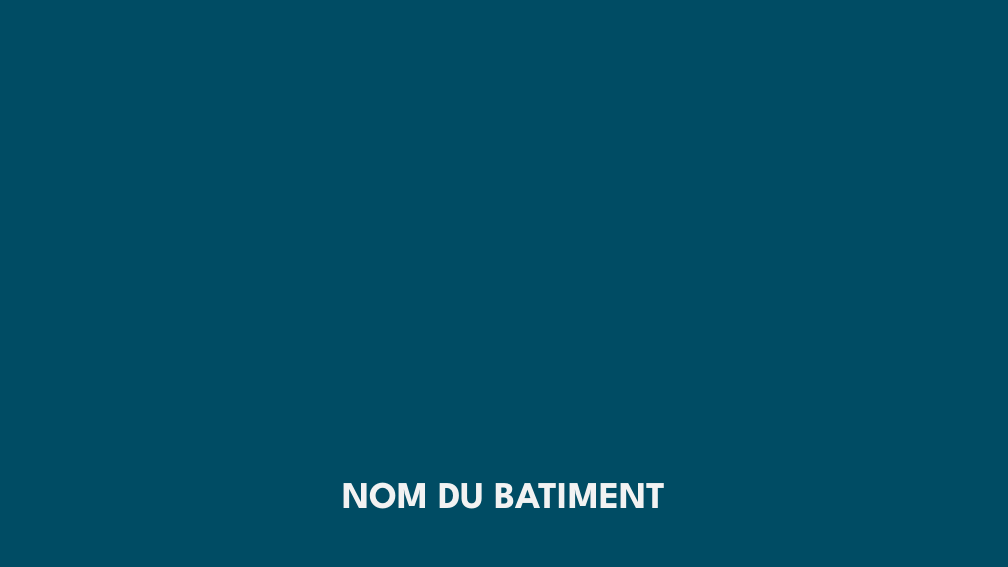
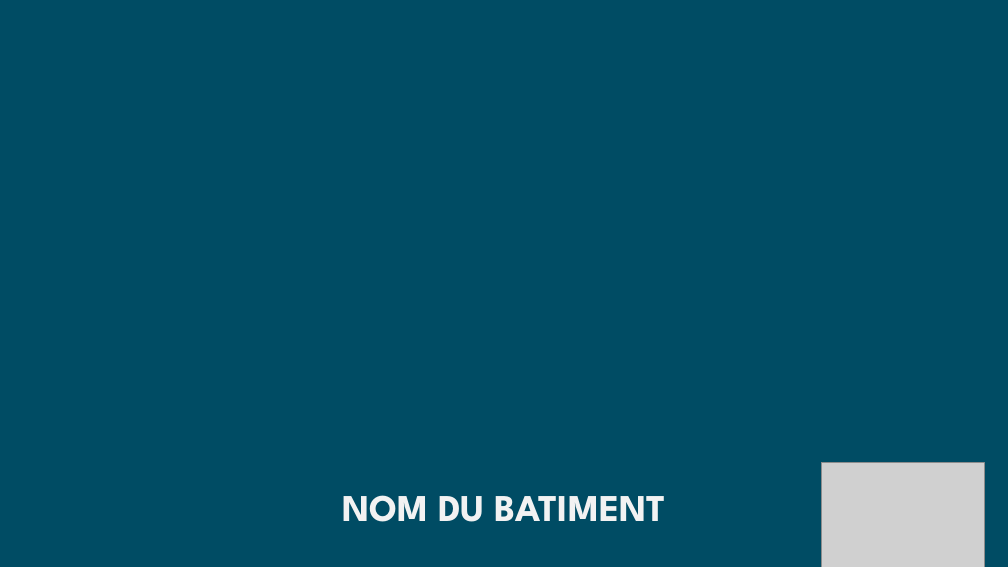
Before and after one commit to sigsieml/super-cep, a slide deck: slide 1 of app/src/main/assets/powerpointvierge.pptx. Drawn at 1008x567 pixels with LibreOffice and Linux fonts; fonts in the diff are those of the drawing; grey boxes stand for pictures. Boxes give left, top, right and bottom in pixels: in the first picture for what was removed or moved away, otherwise in the second. Text is boxed around its words. In the diff, an @@ line names an element or a change of style, - is before the commit and + after.

```diff
--- a/app/src/main/assets/powerpointvierge.pptx
+++ b/app/src/main/assets/powerpointvierge.pptx
@@ picture added at (822,463,985,567) @@
@@ text "NOM DU BATIMENT": place and size @@
-text "NOM DU BATIMENT" at (342,482,666,509)
+text "NOM DU BATIMENT" at (342,495,666,522)
```
Also in this commit, not shown: 1 other file.
